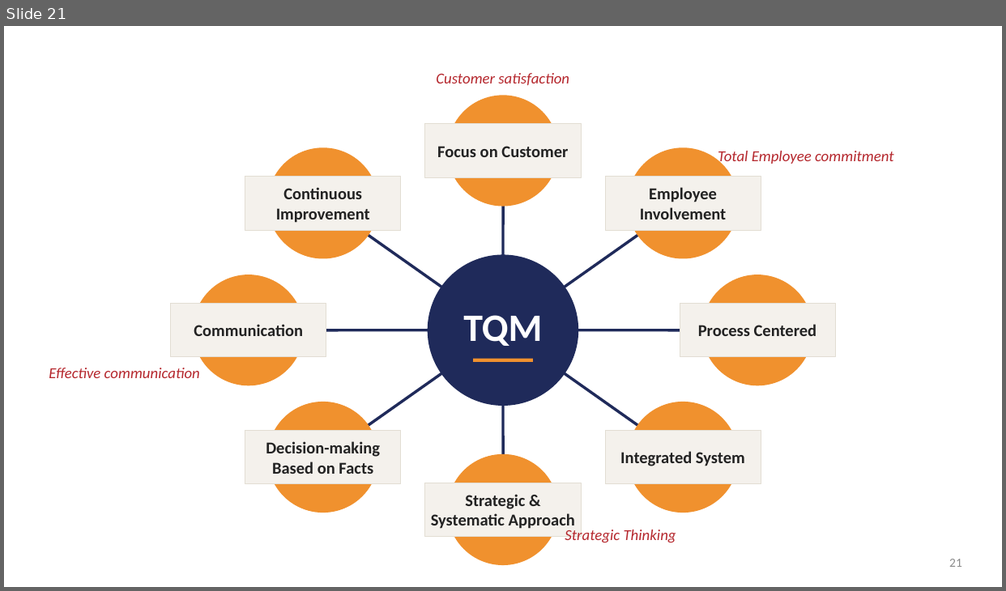
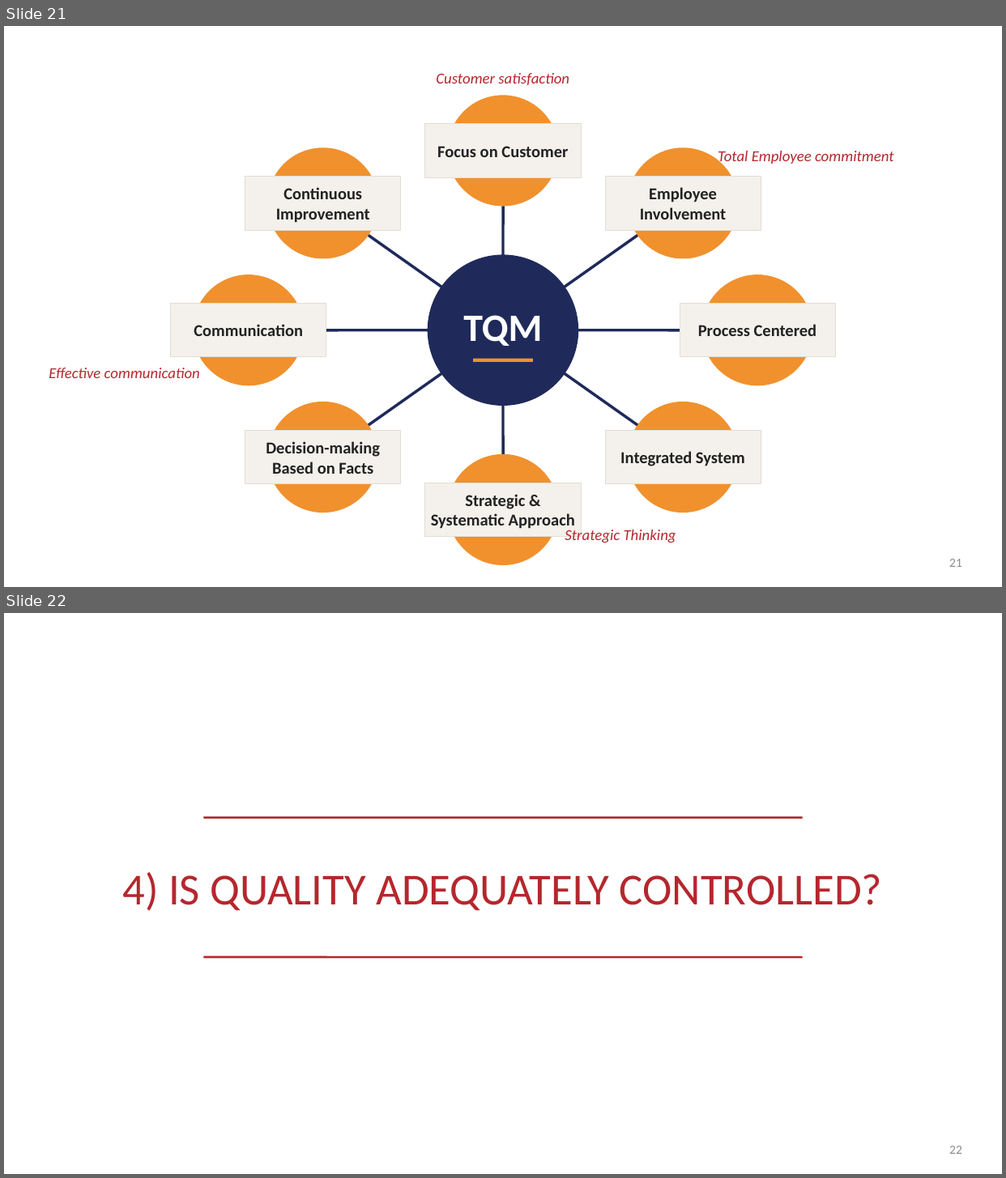
Before and after one commit to OfficialMatteoPiras/ManagementEngineering, a slide deck: SmartOperationsAndSupplyChain Management/pdf/Quality Management-claude.pptx. Shown one above the other, each under a label of ours: slide 21 before the commit, slides 21 and 22 after it. The pictures are 1006x591 and 1006x1178 pixels, drawn with LibreOffice and Linux fonts; fonts in the diff are those of the drawing. Boxes give left, top, right and bottom in pixels: in the first picture for what was removed or moved away, otherwise in the second. Text is boxed around its words. In the diff, an @@ line names an element or a change of style, - is before the commit and + after.

```diff
--- a/SmartOperationsAndSupplyChain Management/pdf/Quality Management-claude.pptx
+++ b/SmartOperationsAndSupplyChain Management/pdf/Quality Management-claude.pptx
@@ slide 22 added at [4,613,1002,1174], background #FFFFFF @@
@@ line added from (203, 818) to (803, 818), #B5272D 1.5 pt @@
@@ text added at [122,872,882,911], 32 pt, text #B5272D @@
+4) IS QUALITY ADEQUATELY CONTROLLED?
@@ line added from (203, 957) to (803, 957), #B5272D 1.5 pt @@
@@ page number added at [949,1146,962,1154], 9 pt, text #8A8A8A @@
+22
```
Also in this commit, not shown: 1 other slide added.
